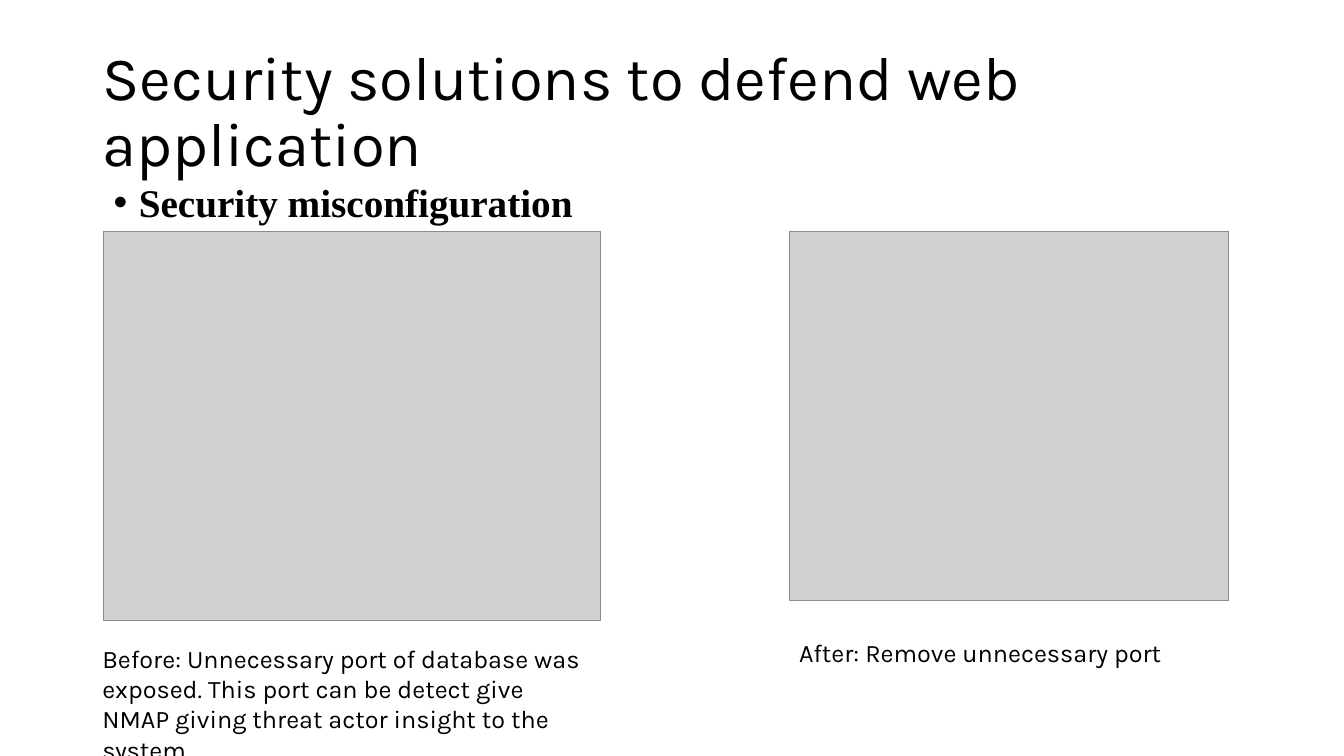
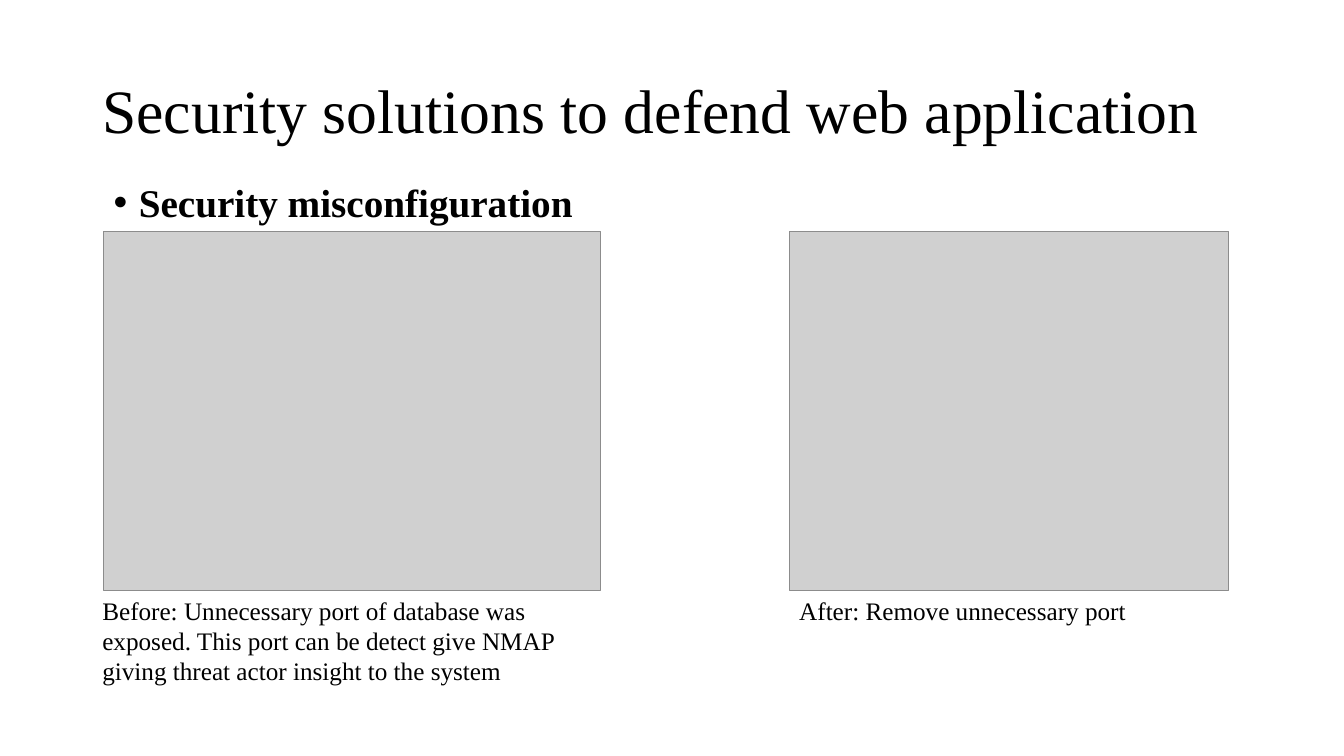
Before and after one commit to LeQA/VPBank-Hackathon, a slide deck: slide 7 of Cloud security challenge.pptm (slide 8 before the commit). Drawn at 1344x756 pixels with LibreOffice and Linux fonts; fonts in the diff are those of the drawing; grey boxes stand for pictures. Boxes give left, top, right and bottom in pixels: in the first picture for what was removed or moved away, otherwise in the second. Text is boxed around its words. In the diff, an @@ line names an element or a change of style, - is before the commit and + after.

```diff
--- a/Cloud security challenge.pptm
+++ b/Cloud security challenge.pptm
@@ picture resized from (x1=104, y1=231, x2=601, y2=620) to (x1=104, y1=231, x2=601, y2=590) @@
@@ picture resized from (x1=789, y1=231, x2=1229, y2=601) to (x1=789, y1=231, x2=1229, y2=590) @@
@@ font Karla to Times New Roman in 3 elements at (x1=102, y1=89, x2=1198, y2=144), (x1=799, y1=602, x2=1126, y2=626), (x1=102, y1=602, x2=555, y2=686) @@
@@ text "Before: Unnecessary port of database ..." moved from (x1=102, y1=650, x2=579, y2=735) to (x1=102, y1=602, x2=555, y2=686) @@
@@ text "After: Remove unnecessary port" moved from (x1=799, y1=644, x2=1161, y2=668) to (x1=799, y1=602, x2=1126, y2=626) @@
```
Also in this commit, not shown: 13 other slides changed, 4 slides added, 1 slide removed, 1 other file.
